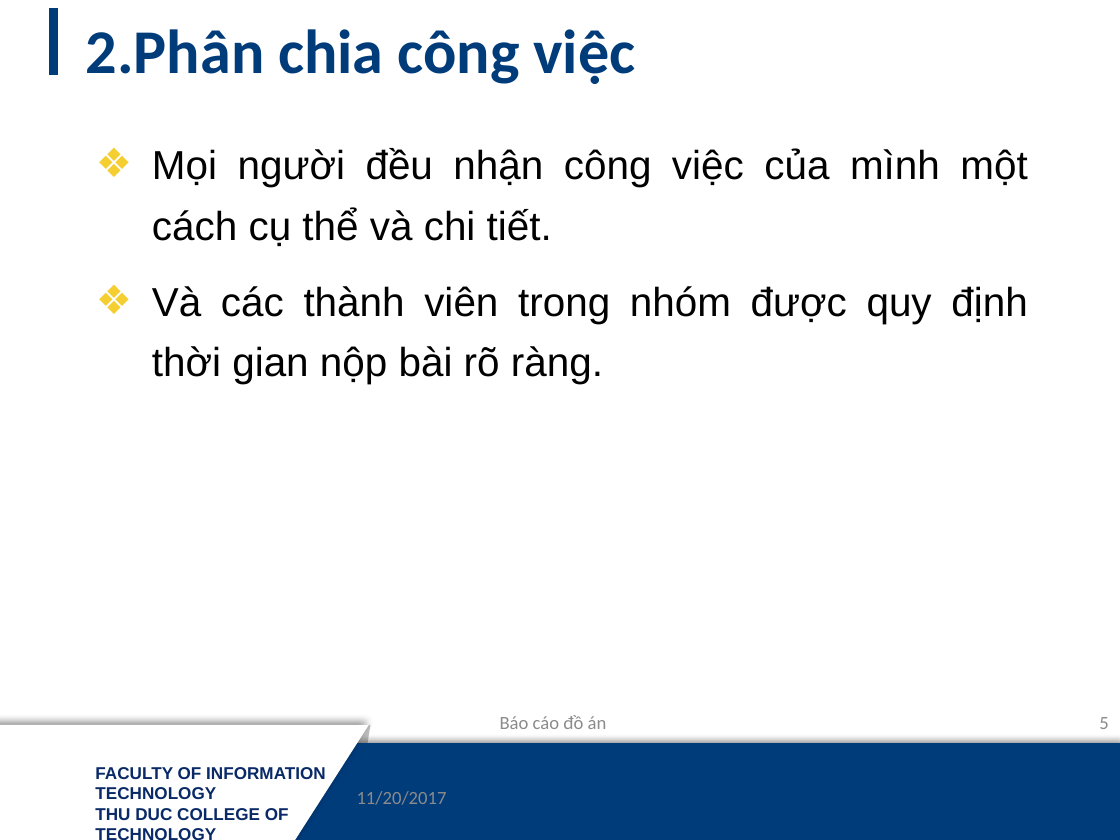
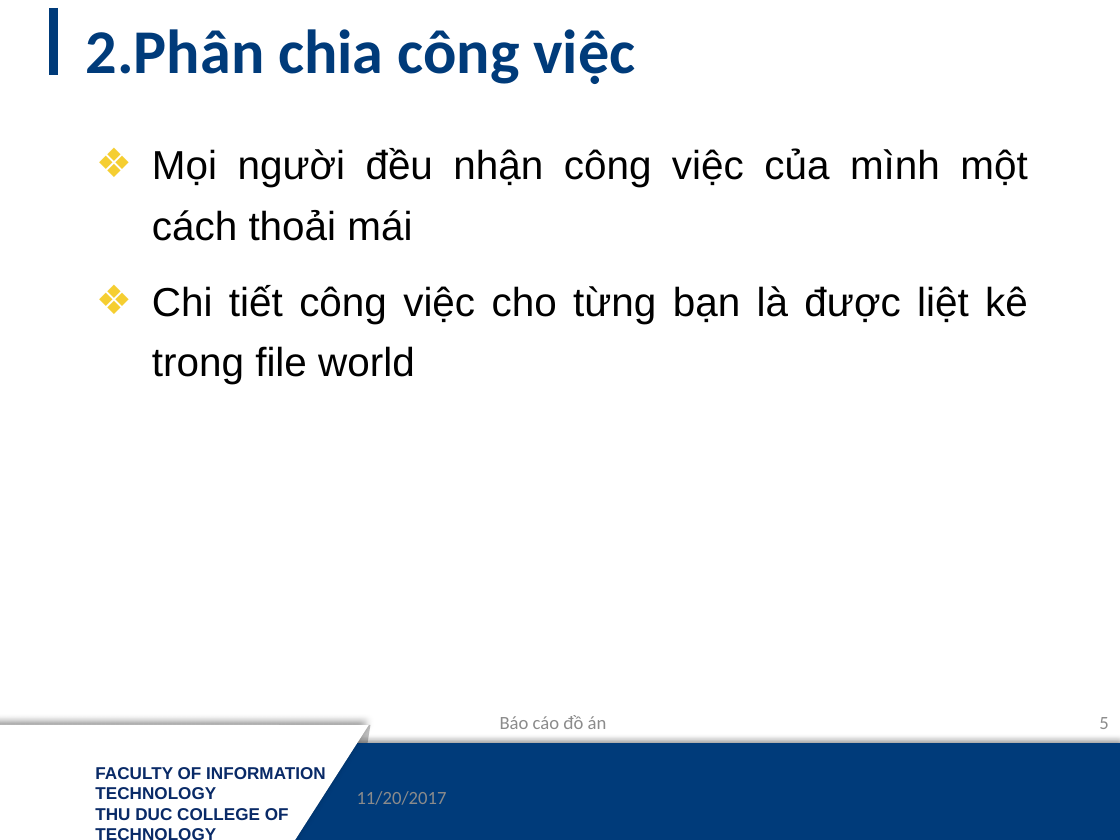
Before and after one commit to mynameissss/NM03_NHOM7, a slide deck: slide 5 of Báo-cáo-đồ-án.pptx. Drawn at 1120x840 pixels with LibreOffice and Linux fonts; fonts in the diff are those of the drawing; background and template pictures are left out. Boxes give left, top, right and bottom in pixels: in the first picture for what was removed or moved away, otherwise in the second. Text is boxed around its words. In the diff, an @@ line names an element or a change of style, - is before the commit and + after.

```diff
--- a/Báo-cáo-đồ-án.pptx
+++ b/Báo-cáo-đồ-án.pptx
@@ text at [152,148,1028,384]: text changed @@
-❖ Mọi người đều nhận công việc của mình một cách cụ thể và chi tiết.
-❖ Và các thành viên trong nhóm được quy định thời gian nộp bài rõ ràng.
+❖ Mọi người đều nhận công việc của mình một cách thoải mái
+❖ Chi tiết công việc cho từng bạn là được liệt kê trong file world
```
Also in this commit, not shown: 7 other slides changed, 1 slide added, 1 slide removed, 1 other file.
